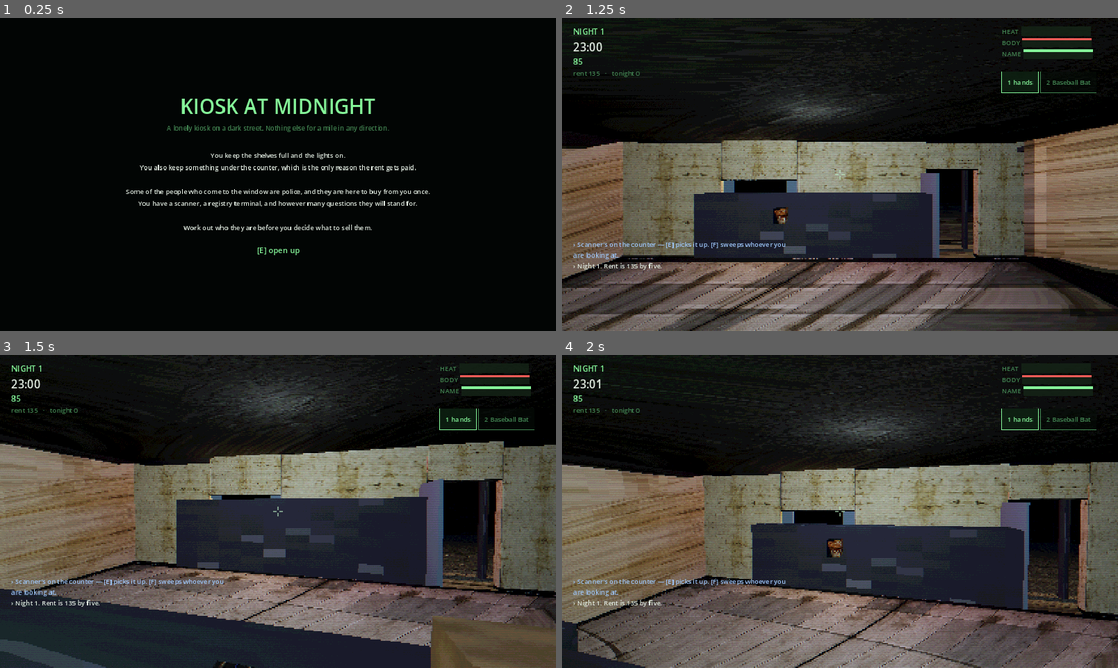
Above: before the commit, frames 1-4 (two rows, left to right).
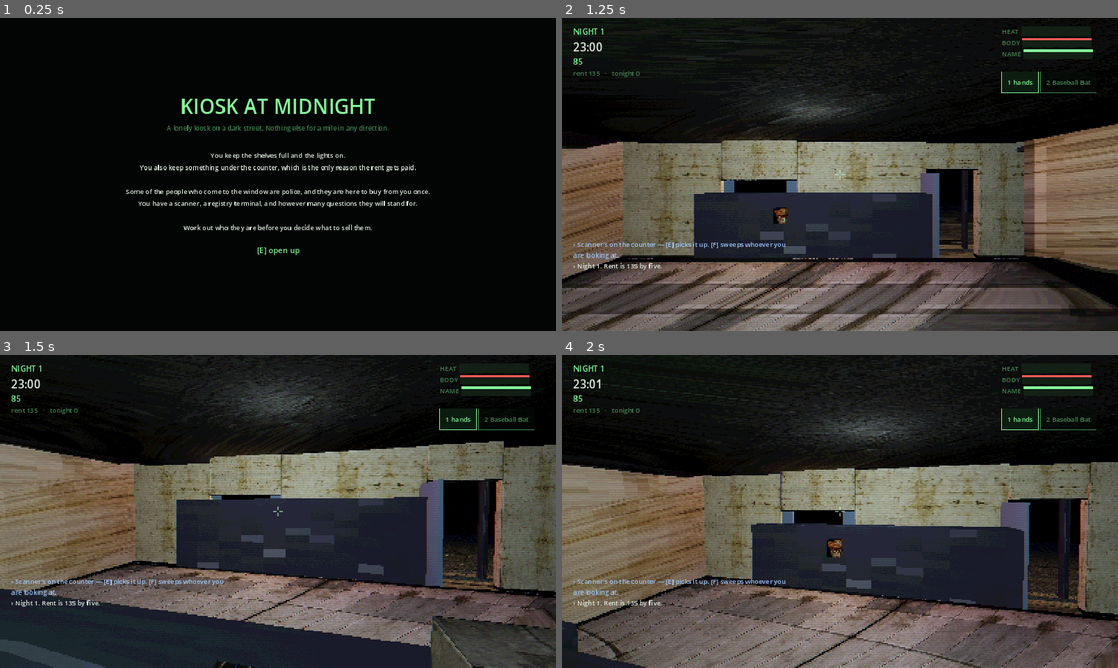
Above: after the commit, the same moments.

Repository: deeal87/Steam-game1
Game: Godot game, scene res://scenes/Boot.tscn
The game is run twice, just before and just after one commit, with the same random seed, the same clock (stepped at 60 frames per second) and the same inputs.
Inputs (mouse positions are in pixels of both pictures, inside the frame that each line leads up to):
- Up to frame 1 (0.25 s): no input
- Up to frame 2 (1.25 s): tap Enter at 0.5 s; move the mouse to (962, 158) at 0.52 s; hold D (move_right) from 0.53 s (still down); right-click (962, 158) at 0.6 s; click (962, 158) at 0.67 s; tap Space (jump) at 0.77, 1.07 s
- Up to frame 3 (1.5 s): move the mouse to (250, 511) at 1.27 s; release D (move_right) at 1.28 s; hold W (move_forward) from 1.28 s (still down); tap Ctrl (crouch) at 1.35 s
- Up to frame 4 (2 s): keep holding W (move_forward); tap Space (jump) at 1.52, 1.82 s

Frames 1-2 are identical in both runs. In frame 3, 2.8% of the frame differs, in the area x 77-100%, y 83-100%; in frame 4, nothing differs.

Commit message:
Cut the props, and say plainly which cuts are objects
Eleven off the props sheet: pallet wood, cardboard plain and printed,
plastic and milk crates, bucket, garbage bag, wooden board, metal drum,
wooden crate, tyres. The stockroom's boxes use the cardboard one.

The rule about folding needed stating properly. Every surface is mirrored
into a tile so it can never seam, and that is exactly wrong for anything
that is a picture of one object — a crate mirrored into a two-by-two is
four crates, and a can of cola folded back on itself is not a can of cola.
That was handled by checking for an `item_` prefix, which worked only
because every object so far happened to be a product. Props broke it: a
cardboard box is an object and is not called item_anything.

The cut table has a sixth column for it now, so each swatch says what it is
rather than the code inferring it from a name. Products and props are all
marked as objects; everything else still tiles.

Sixty-one painted surfaces, confirmed in the shipped binary.

Verified: smoke, balance and soak clean; all three platforms export.

Co-Authored-By: Claude Opus 5 <noreply@anthropic.com>
Claude-Session: https://claude.ai/code/session_01Y2H3cv3gXyithUA67HDMt6

Diff:
--- a/scripts/world/World.gd
+++ b/scripts/world/World.gd
@@ -215,7 +215,8 @@
 	_mats["water"] = _surface("water",
 		ProcTex.grime(Color(0.10, 0.13, 0.12), 0.4, 141), 8.0, 4.0,
 		Color.WHITE, Color(0.06, 0.10, 0.09), 0.15)
-	_mats["cardboard"] = ProcMesh.mat(ProcTex.grime(Color(0.44, 0.33, 0.21), 0.35, 151), 1.0)
+	_mats["cardboard"] = _surface("cardboard",
+		ProcTex.grime(Color(0.44, 0.33, 0.21), 0.35, 151), 1.0, 1.0)
 
 
 ## One surface. Uses the painted texture if the pack has one under `name`, and
--- a/tools/CutTextures.gd
+++ b/tools/CutTextures.gd
@@ -45,13 +45,26 @@
 	# back on itself is not a can of cola. They go on a box the size of a fist
 	# and are meant to read as one object, not as a surface.
 	"products.png": [
-		["item_soda", 100, 152, 64, 112],
-		["item_beer", 258, 152, 64, 112],
-		["item_coffee", 486, 152, 64, 112],
-		["item_crisps", 568, 152, 70, 112],
-		["item_smokes", 1106, 152, 76, 112],
-		["item_lighter", 1286, 152, 50, 112],
-		["item_noodles", 954, 358, 74, 114],
+		["item_soda", 100, 152, 64, 112, true],
+		["item_beer", 258, 152, 64, 112, true],
+		["item_coffee", 486, 152, 64, 112, true],
+		["item_crisps", 568, 152, 70, 112, true],
+		["item_smokes", 1106, 152, 76, 112, true],
+		["item_lighter", 1286, 152, 50, 112, true],
+		["item_noodles", 954, 358, 74, 114, true],
+	],
+	"props.png": [
+		["pallet_wood", 22, 138, 104, 118, true],
+		["cardboard", 650, 138, 104, 118, true],
+		["cardboard_printed", 937, 138, 104, 118, true],
+		["plastic_crate", 1225, 138, 104, 118, true],
+		["milk_crate", 22, 316, 104, 118, true],
+		["bucket", 650, 316, 104, 118, true],
+		["garbage_bag", 22, 493, 104, 118, true],
+		["wooden_board", 937, 493, 104, 118, true],
+		["metal_drum", 345, 668, 104, 118, true],
+		["wooden_crate", 937, 668, 104, 118, true],
+		["tyres", 1225, 668, 104, 118, true],
 	],
 	"architecture.png": [
 		["wall_concrete", 118, 136, 82, 78],
@@ -108,8 +121,10 @@
 			if piece == null:
 				printerr("  %s: nothing there" % cut[0])
 				continue
-			# Surfaces have to tile. Objects must not be folded.
-			if not str(cut[0]).begins_with("item_"):
+			# Surfaces have to tile. Objects must not be folded — a crate mirrored
+			# into a two-by-two is four crates, and a can of cola folded back on
+			# itself is not a can of cola. The sixth column says which this is.
+			if cut.size() < 6 or not bool(cut[5]):
 				piece = _tileable(piece)
 			var out := OUT_DIR.path_join("%s.png" % cut[0])
 			if piece.save_png(out) == OK:
Binary file added: textures/bucket.png
Not shown, added: textures/bucket.png.import
Binary file added: textures/cardboard.png
Not shown, added: textures/cardboard.png.import
Binary file added: textures/cardboard_printed.png
Not shown, added: textures/cardboard_printed.png.import
Binary file added: textures/garbage_bag.png
Not shown, added: textures/garbage_bag.png.import
Binary file added: textures/metal_drum.png
Not shown, added: textures/metal_drum.png.import
Binary file added: textures/milk_crate.png
Not shown, added: textures/milk_crate.png.import
(and 10 more such lines)
